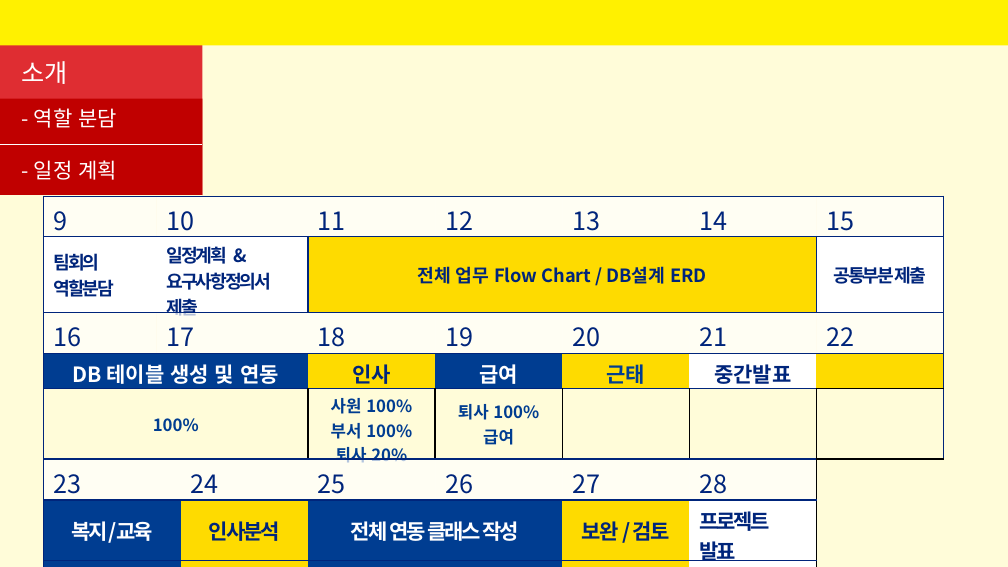
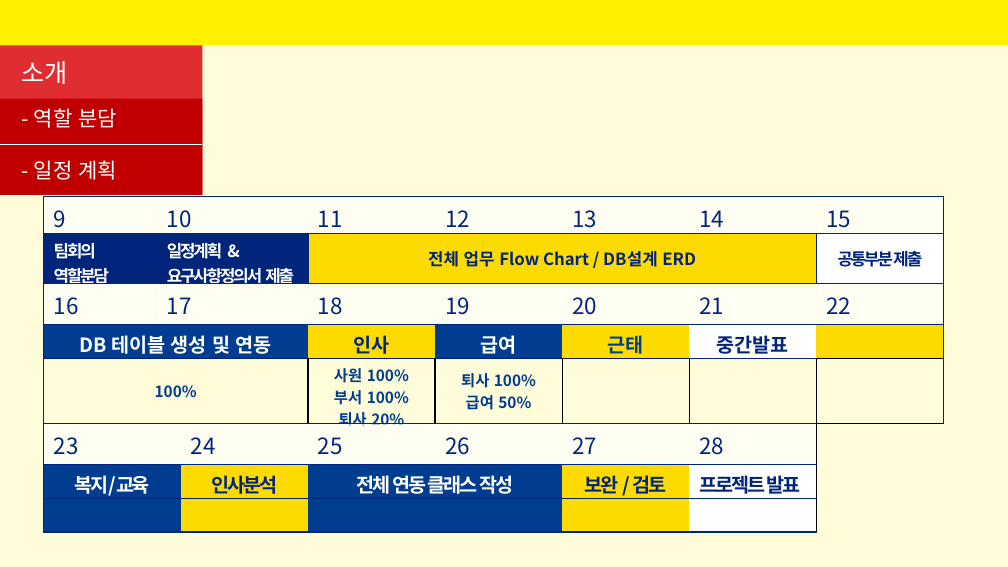
Before and after one commit to SeyoungKim30/HRmanagingApp, a slide deck: slide 4 of 인사프로그램-김세영.pptx. Drawn at 1008x567 pixels with LibreOffice and Linux fonts; fonts in the diff are those of the drawing. Boxes give left, top, right and bottom in pixels: in the first picture for what was removed or moved away, otherwise in the second. Text is boxed around its words. In the diff, an @@ line names an element or a change of style, - is before the commit and + after.

```diff
--- a/인사프로그램-김세영.pptx
+++ b/인사프로그램-김세영.pptx
@@ table at (x1=43, y1=197, x2=932, y2=532) @@
-row 5, column 5: 퇴사 100% / 급여
+row 5, column 5: 퇴사 100% / 급여 50%
@@ fill #FFFFFF to #00257B in 2 cells @@
@@ size 18 to 16 pt in "9", "10", "11", "12" and 16 more places @@
@@ size 13 to 12 pt in "팀회의", "역할분담", "일정계획 & 요구사항정의서 제출", "전체 업무 Flow Chart / DB설계 ERD" and 1 more places @@
@@ text colour #00257B to #FFFFFF in "팀회의", "역할분담", "일정계획 & 요구사항정의서 제출" @@
@@ size 15 to 14 pt in "DB 테이블 생성 및 연동", "인사", "급여", "근태" and 6 more places @@
@@ size 12 to 11 pt in "100%", "사원 100%", "부서 100%", "퇴사 20%" @@
```
Also in this commit, not shown: 1 other slide changed, 5 other files.
